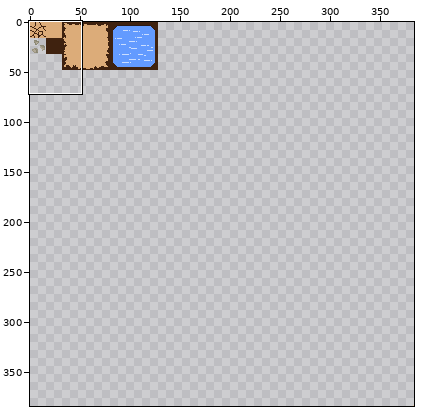
Pixel-art file: Assets/Sprites/Desert.aseprite. Above, an overview of the earlier version with the close-up marked.
Close-up. The starting point:
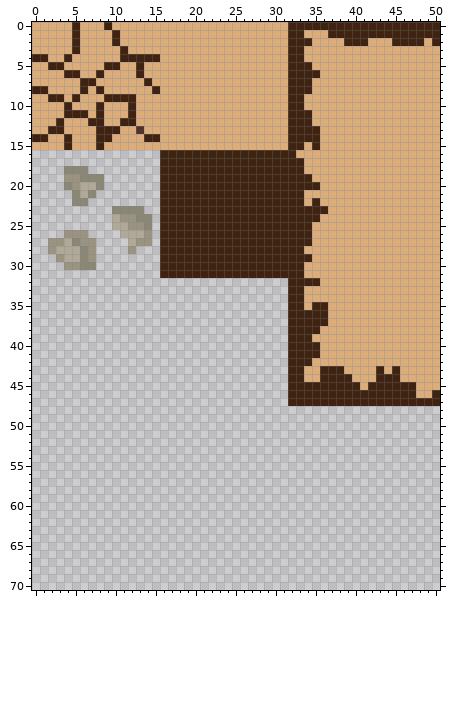
384x384 pixels, 1 frame. Colours within 5 levels of each other are drawn and written as one. Shown: x 0..50, y 0..70. The commit also changed other parts of the picture, which this record leaves out.
Once edited:
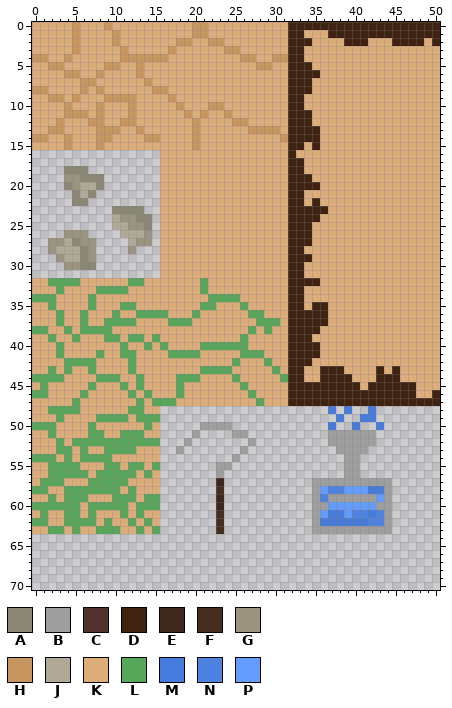
Palette (. is transparent): A #8a8774  B #9e9e9e  C #52322a  D #3f220f  E #3e271d  F #462e1e  G #9a937f  H #c69560  J #b1a997  K #dcac79  L #56a75a  M #457bdc  N #4d82e0  P #639bff
Diff:
Changed rows in their new state; - is an unchanged pixel.
first column x 0:
 0 -----H---H----------HH-----------------------
 1 -----H----H---------HH-----------------------
 2 -----H----H-------HH--HH---------------------
 3 -----H-----H-----H------HH-------------------
 4 HH--H------HHHHHH---------HH--HH-------------
 5 --HH-----HH--H--------------HH---------------
 6 ----HH--H----H-------------------------------
 7 ------HH------H------------------------------
 8 HH----H-H------HH----------------------------
 9 --HH-H---HHHH----H---------------------------
10 ----H---H---H-----H---HH---------------------
11 ----HHH-H---H------H-H--H--------------------
12 ---H---HH--HH-------H----HH------------------
13 --HH----HHH--H------H------HHHH--------------
14 HH--H---HH----HH----H----------H-------------
15 ----H---H-----------H------------------------
16 ----------------KKKKKKKKKKKKKKKK-------------
17 ----------------KKKKKKKKKKKKKKKK-------------
18 ----------------KKKKKKKKKKKKKKKK-------------
19 ----------------KKKKKKKKKKKKKKKK-------------
20 ----------------KKKKKKKKKKKKKKKK-------------
21 ----------------KKKKKKKKKKKKKKKK-------------
22 ----------------KKKKKKKKKKKKKKKK-------------
23 ----------------KKKKKKKKKKKKKKKK-------------
24 ----------------KKKKKKKKKKKKKKKK-------------
25 ----------------KKKKKKKKKKKKKKKK-------------
26 ----------------KKKKKKKKKKKKKKKK-------------
27 ----------------KKKKKKKKKKKKKKKK-------------
28 ----------------KKKKKKKKKKKKKKKK-------------
29 ----------------KKKKKKKKKKKKKKKK-------------
30 ----------------KKKKKKKKKKKKKKKK-------------
31 ----------------KKKKKKKKKKKKKKKK-------------
32 KKLLLLKKKKKKLLKKKKKKKLKKKKKKKKKK-------------
33 KKKLKKKKLLLLKKKKKKKKKLKKKKKKKKKK-------------
34 LLLKKKKLKKKKKKKKKKKKKKLLLLKKKKKK-------------
35 KKLKKKKLKKKLLKKKKKKKKLLKKKLKKKKK-------------
36 KKKLKKLKKKLKKLLLLKKKLKKKKKKLLKKK-------------
37 KKKLKKLKKLLLLKKKKLLLKKKKKKKKLLLK-------------
38 LLKKLKLLLLKKKKKKKKKKKKKKKKKLKLKK-------------
39 KKLKKLKKKLLKLLKLKKKKKKKKKKLKKKKK-------------
40 KKKLKKKKKKKLKKLKLKKKKLLLLLLKKKKK-------------
41 KKKLKKKKLKKLLKKKKLLLLKKKKKLLLKKK-------------
42 KKKKLLLLKKKKLKKKKKKKKKKKKLKKKLKK-------------
43 KKLKLKKLKKKKLKKKKKKKKLLLLKKKKKLK-------------
44 LLLLKKKKLLLKKLKKKKLLLKKKKLKKKKKL-------------
45 KLKKKKKLKKKLKLKKKKLKKKKKKKLKKKKK-------------
46 LLKKKKLKKKKKLKLKKKLKKKKKKKKLKKKK-------------
47 KKKKKLKKKKKKKLKLLLKKKKKKKKKKLKKK-------------
48 KKLLLLKKKKKKLLKK---------------------M-M--M--
49 KKKLKKKKLLLLKLLL----------------------M--MM--
50 LLLKKKKLKKKKKKLK-----BBBB------------M--M--M-
51 KKLKKKKLLKKLLLKK----B----BB----------BBBBBB--
52 KKKLKLLLLLLLLLLL---B-------B---------BBBBBB--
53 KKKLLKLKKLLLLKKK--B-------B-----------BBBB---
54 LLLKLKLLLLKKKKKK---------B-------------BB----
55 KKLLLLKKKLLKLLKL-------BB--------------BB----
56 KKLLLLLKLLLLLKLK-------B---------------BB----
57 KLLLKKKLLLLLKKKK-------E-----------BBBBBBBBBB
58 LLKKLLLLLLLKLKKK-------F-----------BPNNPPPMMB
59 KKLKLLLKKKLLLKLL-------E-----------BNBBBBBBPB
60 LLLLLLKLLLLLKLLL-------E-----------BBPPPPPPBB
61 KLKKLLKLKKKLKLKK-------F-----------BPMMPNNMNB
62 LLKKLLLLKLKKLKLK-------F-----------BMMMMMMNNB
63 KKLLKLKKLLLKKLKL-------F-----------BBBBBBBBBB
Pixel boxes of the changes (left, top, right, bottom) in both close-ups:
changed: (32, 22, 288, 534)
added: (312, 406, 392, 534)
